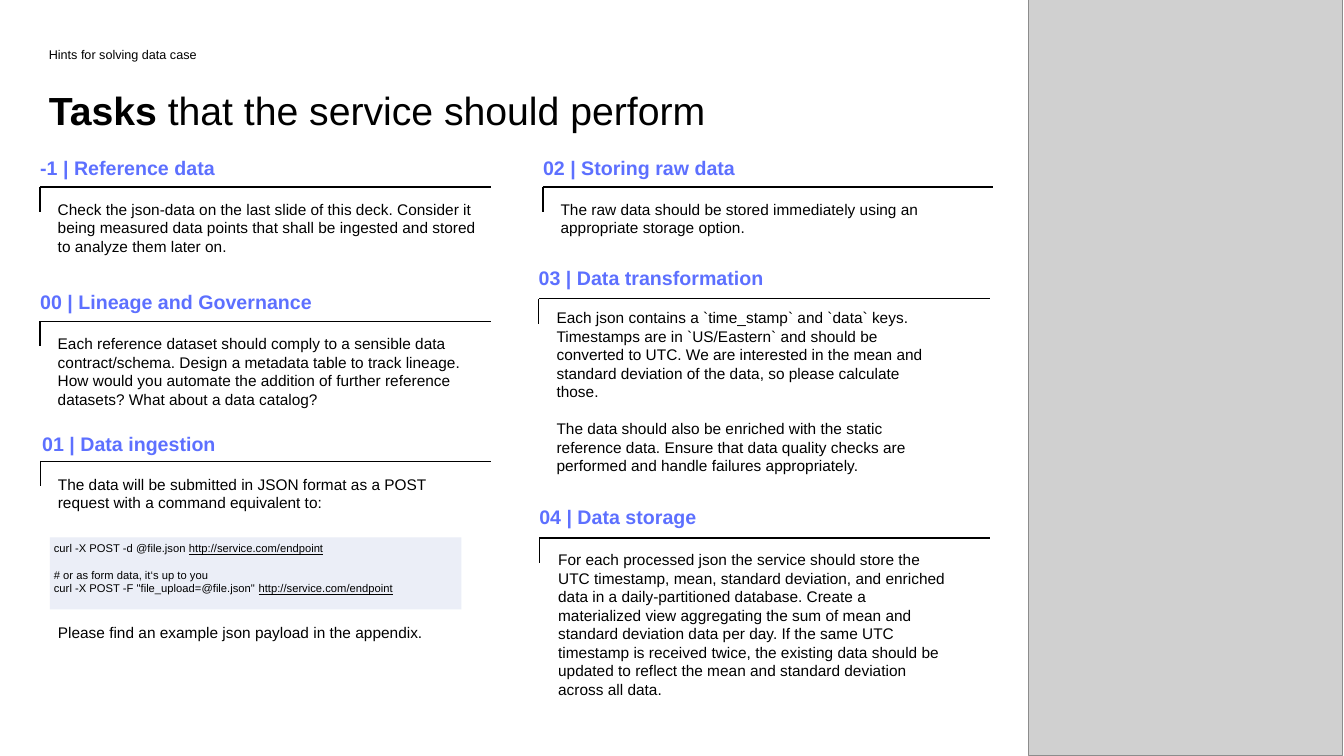
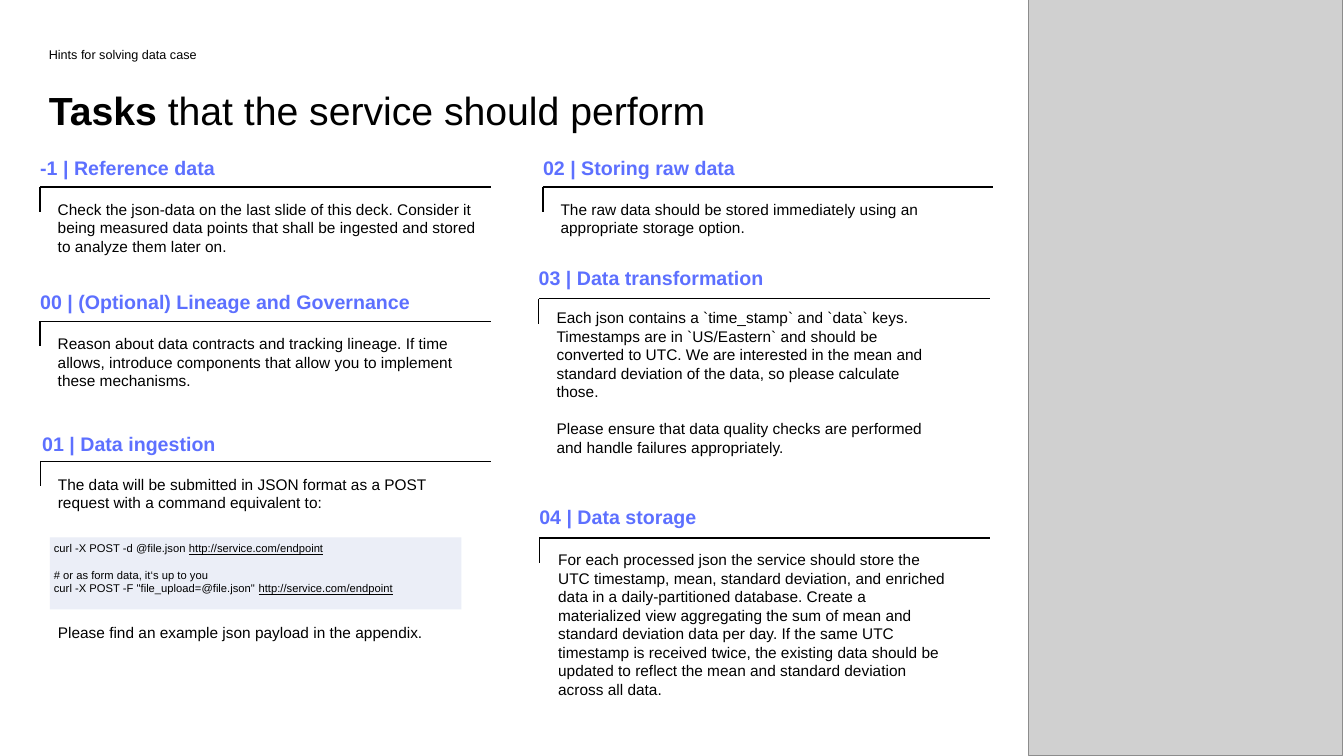
Before and after one commit to dhouha-hmem/Dropzone_Data_Engineering_project, a slide deck: slide 3 of Eraneos_Analytics_DE_dropzone_challenge.pptx. Drawn at 1344x756 pixels with LibreOffice and Linux fonts; fonts in the diff are those of the drawing; grey boxes stand for pictures; background and template pictures are left out. Boxes give left, top, right and bottom in pixels: in the first picture for what was removed or moved away, otherwise in the second. Text is boxed around its words. In the diff, an @@ line names an element or a change of style, - is before the commit and + after.

```diff
--- a/Eraneos_Analytics_DE_dropzone_challenge.pptx
+++ b/Eraneos_Analytics_DE_dropzone_challenge.pptx
@@ text at [40, 295, 409, 313]: text changed @@
-00 | Lineage and Governance
+00 | (Optional) Lineage and Governance
@@ text at [58, 338, 452, 386]: text changed @@
-Each reference dataset should comply to a sensible data contract/schema. Design a metadata table to track lineage. How would you automate the addition of further reference datasets? What about a data catalog?
+Reason about data contracts and tracking lineage. If time allows, introduce components that allow you to implement these mechanisms.
@@ text at [557, 423, 921, 456]: text changed @@
-The data should also be enriched with the static reference data. Ensure that data quality checks are performed and handle failures appropriately.
+Please ensure that data quality checks are performed and handle failures appropriately.
```
Also in this commit, not shown: 1 other slide changed.
